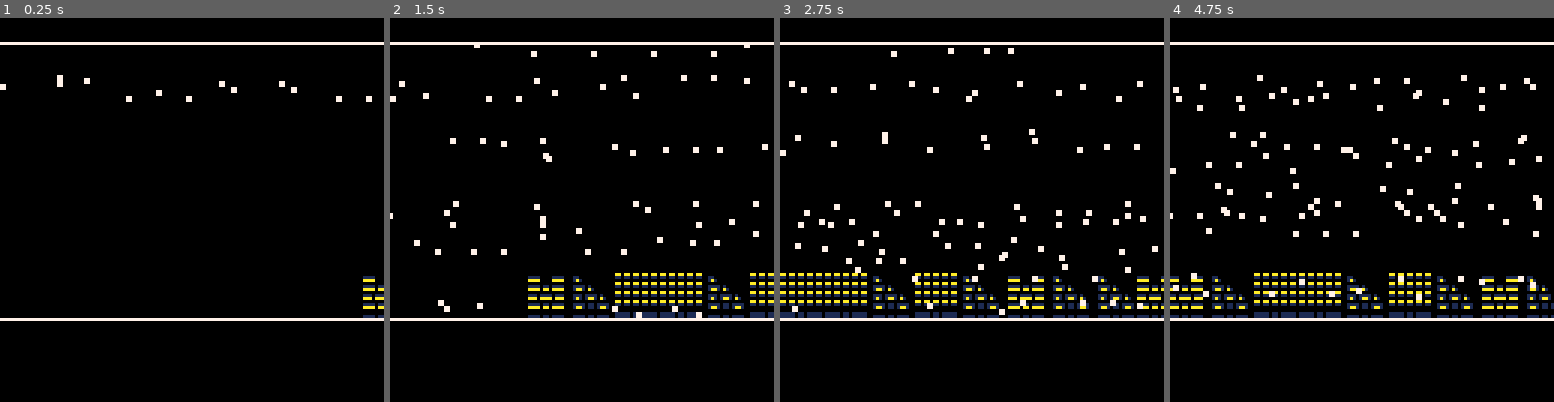
Above: before the commit, frames 1-4 (left to right).
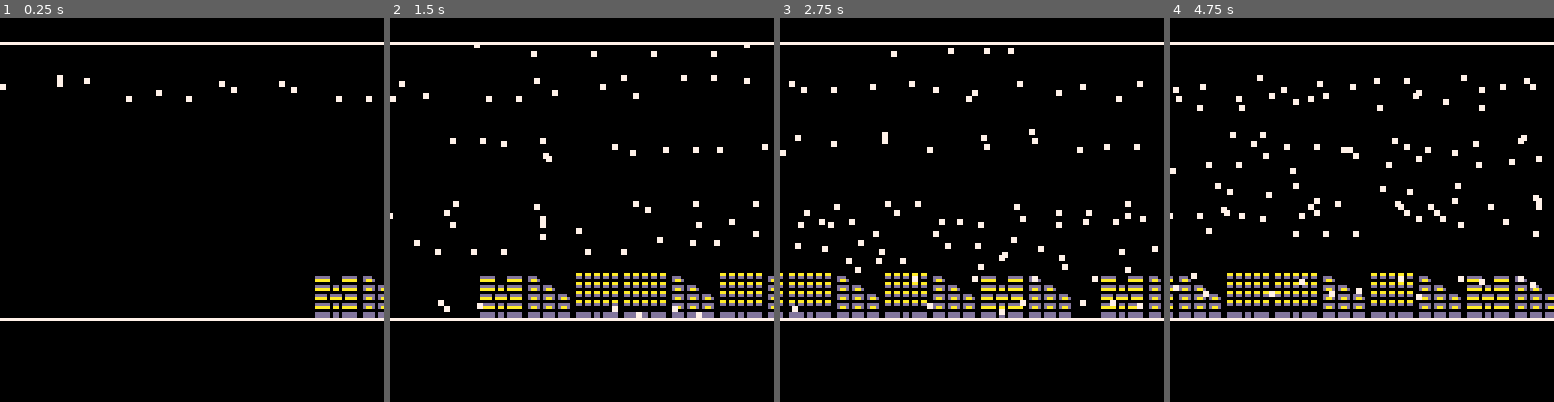
Above: after the commit, the same moments.

Repository: camcleod99/p8xmas
Game: PICO-8 cartridge src.p8
Two runs of this game, one before a commit and one after it. Both use one fixed random seed, a clock stepped at 60 frames per second and the inputs below.
Inputs:
- Up to frame 1 (0.25 s): no input
- Up to frame 2 (1.5 s): no input
- Up to frame 3 (2.75 s): no input
- Up to frame 4 (4.75 s): no input

The runs differ from the first frame. In frame 1, 1.0% of the frame differs, in the area x 82-100%, y 67-79%; in frame 2, 4.6%; in frame 3, 5.7%; in frame 4, 5.9%, in the area x 0-100%, y 66-79%.

Commit message:
20211014@513 - Houses Done to V2

Diff:
--- a/inc/house.lua
+++ b/inc/house.lua
@@ -9,6 +9,7 @@
 --                  sprite  : list of sprites {spriteNo,X offset, Y offset}
 -- housetable   :   table of populated houses
 function initHouseVars()
+housefrm=0
 houses={
     --housetype 1
     {
@@ -31,10 +32,17 @@
         {22,-8,0},
         {23,0,0}
     },
+    --housetype 4
+    {
+        {225,-1,-1},
+        {225,0,-1},
+        {225,-1,0},
+        {225,0,0}
+    },
 }
 -- Create and Populate housetable
 housetable={}
-for i = 1, 10, 1 do
+for i = 1, 9, 1 do
     lasthouse=0
     repeat
         makehousetype=flr(rnd(3))+1
@@ -42,15 +50,15 @@
     lasthosue = makehousetype
     -- Constructor
     add(housetable, {
-        coords={128+(15*i),92},
+        coords={(128+16*(i-1)),92},
         sprites=houses[makehousetype],
     -- Updater & Destructor
         update=function(self)
             -- Updater
             self.coords[1] = self.coords[1] - 1
             -- Destructor
-            if ( (self.coords[1] + 15 ) < 0 ) then
-                self.coords[1] = 132
+            if ( (self.coords[1] + 16 ) < 0 ) then
+                self.coords[1] = 135
             end
         end,
     -- Artist
@@ -62,3 +70,13 @@
     })
 end
 end
+
+function houseUpdater()
+    housefrm = housefrm +1
+    if (housefrm == 1) then
+        for h in all(housetable) do
+            h:update()
+        end
+    housefrm = 0
+    end
+end
--- a/inc/runtime.lua
+++ b/inc/runtime.lua
@@ -9,9 +9,7 @@
 function _update60()
     frm=frm+1
     -- Update Objects
-    for h in all(housetable) do
-        h:update()
-    end
+    houseUpdater()
     for f in all(flaketable) do
         f:update()
     end
--- a/src.p8
+++ b/src.p8
@@ -10,20 +10,20 @@
 __gfx__
 0000000070077007000000000000000000000000000000000000000000000000000000000000000000000000000000000000000000000000bbbbbbbb00000000
 0000000007077070000000000000000000000000000000000aa0aa0aa0aa0aa0000000000000000000000000000000000000000000000000bbbbbbbb00000000
-000000000077770000111100001111000011000000000000011011011011011000aaaaaaaaaaaa0000aaaaaaaaaaaa0000aaaaaaaaaaaa00bbbbbbbb00000000
-000770007770077700aaaa0000aaaa00001a100000000000000000000000000000aaaaaaaaaaaa0000aaaaaaaaaaaa0000aaaaaaaaaaaa00bbbbbbbb00000000
+00000000007777000ddddd0000ddddd00ddd0000000000000dd0dd0dd0dd0dd000aaaaaaaaaaaa0000aaaaaaaaaaaa0000aaaaaaaaaaaa00bbbbbbbb00000000
+00077000777007770aaaaa0000aaaaa00daad00000000000000000000000000000aaaaaaaaaaaa0000aaaaaaaaaaaa0000aaaaaaaaaaaa00bbbbbbbb00000000
 0007700077700777000000000000000000000000000000000aa0aa0aa0aa0aa000aaaaaaaaaaaa0000aaaaaaaaaaaa0000aaaaaaaaaaaa00bbbbbbbb00000000
-000000000077770000111101101111000011110100000000011011011011011000aaaaaaaaaaaa0000aaaaaaaaaaaa0000aaaaaaaaaaaa00bbbbbbbb00000000
-000000000707707000aaaa0aa0aaaa00001aa10a10000000000000000000000000aaaaaaaaaaaa0000aaaaaaaaaaaa0000aaaaaaaaaaaa00bbbbbbbb00000000
+00000000007777000ddddd0dd0ddddd00dddd0ddd00000000dd0dd0dd0dd0dd000aaaaaaaaaaaa0000aaaaaaaaaaaa0000aaaaaaaaaaaa00bbbbbbbb00000000
+00000000070770700aaaaa0aa0aaaaa00daad0daad000000000000000000000000aaaaaaaaaaaa0000aaaaaaaaaaaa0000aaaaaaaaaaaa00bbbbbbbb00000000
 0000000070077007000000000000000000000000000000000aa0aa0aa0aa0aa000aaaaaaaaaaaa0000aaaaaaaaaaaa0000aaaaaaaaaaaa00bbbbbbbb00000000
-000000000000000000111011110111000011101111010000011011011011011000aaaaaaaaaaaa0000aaaaaaaaaaaa0000aaaaaaaaaaaa000000000000000000
-000000000000000000aaa0aaaa0aaa00001a101aa10a1000000000000000000000aaaaaaaaaaaa0000aaaaaaaaaaaa0000aaaaaaaaaaaa000000000000000000
+00000000000000000dddd0dddd0dddd00dddd0dddd0ddd000dd0dd0dd0dd0dd000aaaaaaaaaaaa0000aaaaaaaaaaaa0000aaaaaaaaaaaa000000000000000000
+00000000000000000aaaa0aaaa0aaaa00daad0daad0daad0000000000000000000aaaaaaaaaaaa0000aaaaaaaaaaaa0000aaaaaaaaaaaa000000000000000000
 0000000000000000000000000000000000000000000000000aa0aa0aa0aa0aa000aaaaaaaaaaaa0000aaaaaaaaaaaa0000aaaaaaaaaaaa000000000000000000
-000000000000000000111101101111000011110110111100011011011011011000aaaaaaaaaaaa0000aaaaaaaaaaaa0000aaaaaaaaaaaa000000000000000000
-000000000000000000aaaa0aa0aaaa00001aa101101aa100000000000000000000aaaaaaaaaaaa0000aaaaaaaaaaaa0000aaaaaaaaaaaa000000000000000000
+00000000000000000ddddd0dd0ddddd00dddd0dddd0dddd00dd0dd0dd0dd0dd000aaaaaaaaaaaa0000aaaaaaaaaaaa0000aaaaaaaaaaaa000000000000000000
+00000000000000000aaaaa0aa0aaaaa00daad0daad0daad0000000000000000000aaaaaaaaaaaa0000aaaaaaaaaaaa0000aaaaaaaaaaaa000000000000000000
 000000000000000000000000000000000000000000000000000000000000000000aaaaaaaaaaaa0000aaaaaaaaaaaa0000aaaaaaaaaaaa000000000000000000
-000000000000000000000000000000000000000000000000011111011011111000aaaaaaaaaaaa0000aaaaaaaaaaaa0000aaaaaaaaaaaa000000000000000000
-000000000000000000111101101111000011110110111100011111011011111000aaaaaaaaaaaa0000aaaaaaaaaaaa0000aaaaaaaaaaaa000000000000000000
+00000000000000000ddddd0dd0ddddd00dddd0dddd0dddd00ddddd0dd0ddddd000aaaaaaaaaaaa0000aaaaaaaaaaaa0000aaaaaaaaaaaa000000000000000000
+00000000000000000ddddd0dd0ddddd00dddd0dddd0dddd00ddddd0dd0ddddd000aaaaaaaaaaaa0000aaaaaaaaaaaa0000aaaaaaaaaaaa000000000000000000
 __map__
 0203040506070000000000000000000000000000000000000000000000000000000000000000000000000000000000000000000000000000000000000000000000000000000000000000000000000000000000000000000000000000000000000000000000000000000000000000000000000000000000000000000000000000
 1213141516170000000000000000000000000000000000000000000000000000000000000000000000000000000000000000000000000000000000000000000000000000000000000000000000000000000000000000000000000000000000000000000000000000000000000000000000000000000000000000000000000000
